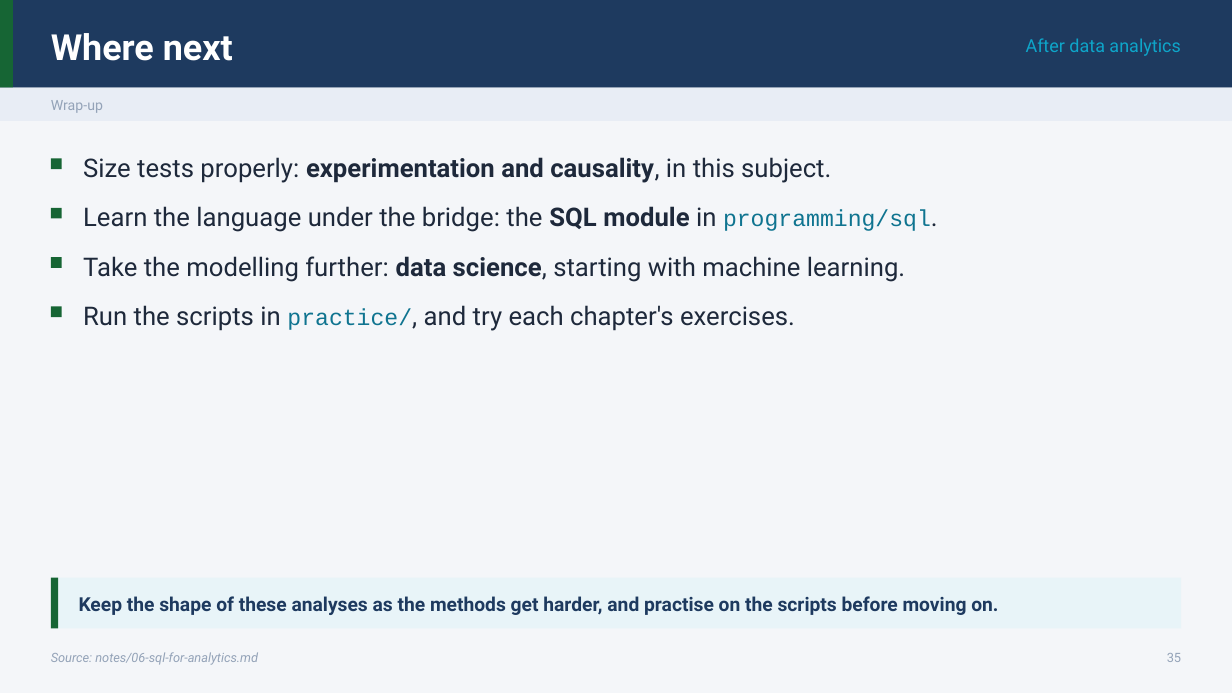
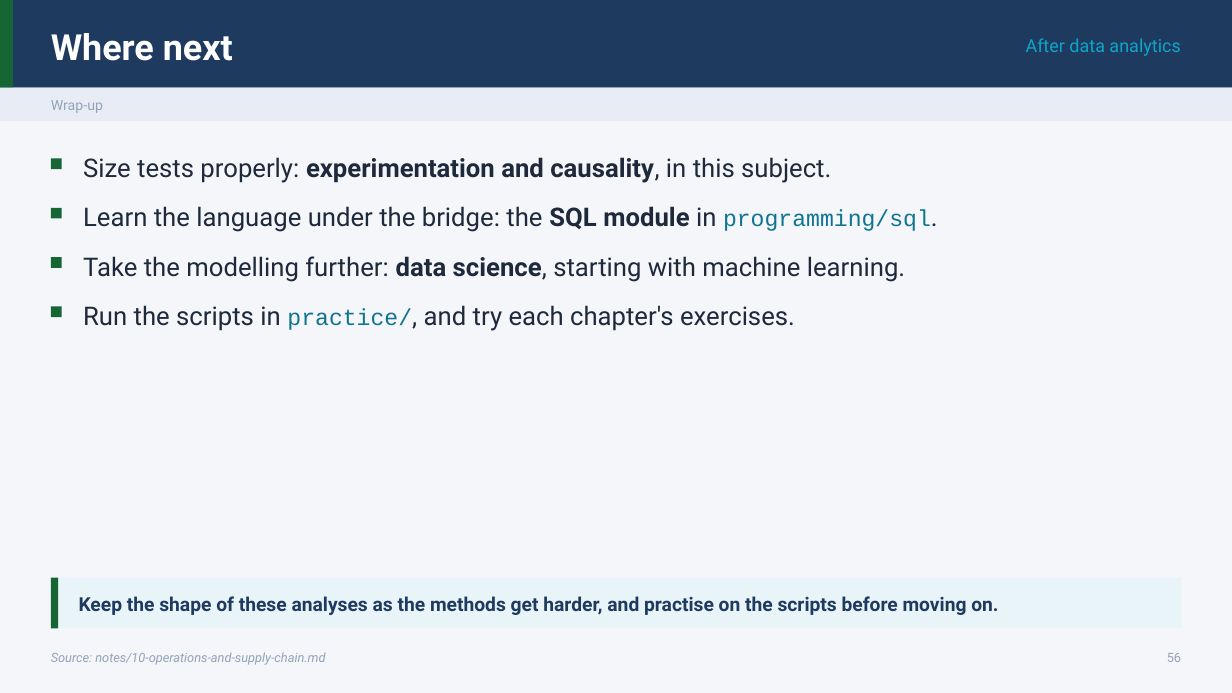
Before and after one commit to ramseywise/learn-ai-engineering, a slide deck: slide 56 of data-analytics/06-applied-analyses/slides/applied-analyses.pptx (slide 35 before the commit). Drawn at 1232x693 pixels with LibreOffice and Linux fonts; fonts in the diff are those of the drawing. Boxes give left, top, right and bottom in pixels: in the first picture for what was removed or moved away, otherwise in the second. Text is boxed around its words. In the diff, an @@ line names an element or a change of style, - is before the commit and + after.

```diff
--- a/data-analytics/06-applied-analyses/slides/applied-analyses.pptx
+++ b/data-analytics/06-applied-analyses/slides/applied-analyses.pptx
@@ text at (x1=51, y1=652, x2=325, y2=665): text changed @@
-Source: notes/06-sql-for-analytics.md
+Source: notes/10-operations-and-supply-chain.md
```
Also in this commit, not shown: 24 other slides changed, 22 slides added, 1 slide removed, 6 other files.
